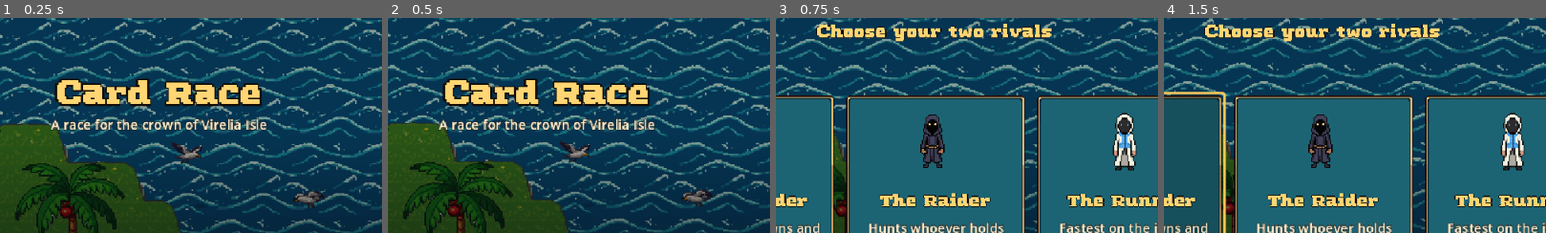
Above: before the commit, frames 1-4 (left to right).
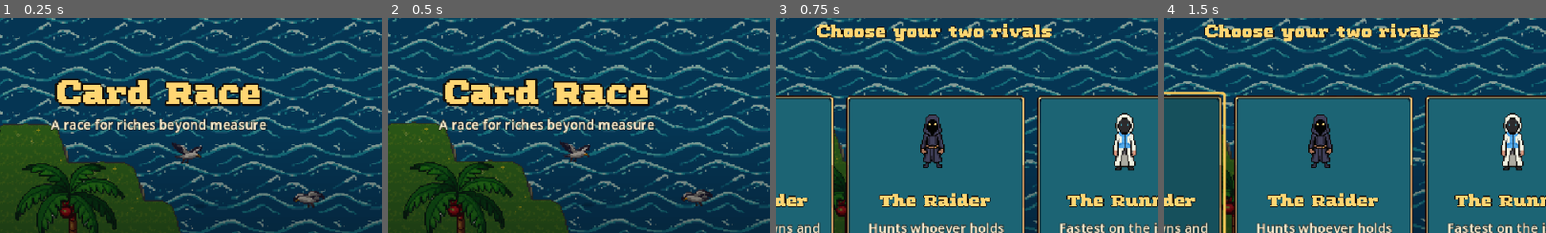
Above: after the commit, the same moments.

Repository: jnron5/greed-island
Game: Godot game, scene res://scenes/ui/title_screen.tscn
Same seed, same stepped clock (60 frames per second), same inputs: the game is played once before the commit and once after it.
Inputs:
- Up to frame 1 (0.25 s): no input
- Up to frame 2 (0.5 s): no input
- Up to frame 3 (0.75 s): click "New Game" at 0.5 s
- Up to frame 4 (1.5 s): click "Rival" at 1.25 s
The pictures show only the part of the screen within x 29-79%, y 8-58%; the shares and areas given below are measured in that part.

The runs differ from the first frame. In frame 1, 1.4% of the frame differs, in the area x 30-70%, y 46-54%; in frame 2, 1.4%; in frame 3, nothing differs; in frame 4, nothing differs.

Commit message:
Save and continue: the run saves itself each time you arrive somewhere
A SaveGame autoload keeps one save in user:// (every collector's cards and their
states, gold, satchel, quests and favours, gates, chests, bosses, rivals, journal,
the hour, and where you stand). The title screen offers Continue when there is one.
Headless test runs never touch the real save; tests/test_save round-trips a run.
The title's subtitle no longer gives the prize away.

Co-Authored-By: Claude Opus 5.5 <noreply@anthropic.com>

Diff:
--- a/project.godot
+++ b/project.godot
@@ -27,6 +27,7 @@
 CardReveal="*res://scripts/ui/card_reveal.gd"
 Transition="*res://scripts/autoload/transition.gd"
 PauseMenu="*res://scripts/ui/pause_menu.gd"
+SaveGame="*res://scripts/autoload/save_game.gd"
 
 [display]
 
--- /dev/null
+++ b/scripts/autoload/save_game.gd
@@ -0,0 +1,136 @@
+extends Node
+## The run, saved: every collector's cards (with their states), gold, satchel, quests
+## and favours, opened gates and chests, bosses, rivals and where they are, the
+## journal, the time of day, and where the player stands. Saved automatically each
+## time the player arrives somewhere (EventBus.area_entered), and continued from the
+## title screen. One slot, in user://.
+
+const PATH := "user://savegame.dat"
+const VERSION := 1
+
+## The file in use (the test suite points this elsewhere).
+var path := PATH
+
+## Where to put the player once the saved zone has loaded (null = its spawn).
+var pending_position: Variant = null
+
+var _suspended := false
+
+
+func _ready() -> void:
+	EventBus.area_entered.connect(func(_title: String, _interior: bool) -> void: save.call_deferred())
+
+
+func has_save() -> bool:
+	return FileAccess.file_exists(path)
+
+
+## Tests and the title screen stop autosaving while they poke at the state.
+func suspend(on: bool) -> void:
+	_suspended = on
+
+
+func save(force := false) -> void:
+	# Headless runs are the test suites: they must never overwrite a real save.
+	if not force and (_suspended or DisplayServer.get_name() == "headless"):
+		return
+	var zone := get_tree().current_scene
+	var player := get_tree().get_first_node_in_group(&"player") as Node2D
+	if not (zone is Zone) or player == null or zone.scene_file_path == "":
+		return
+	var cards := {}
+	for id in GameState.collections:
+		var col: CardCollection = GameState.collections[id]
+		var held := {}
+		for card_id in col.card_ids():
+			held[card_id] = [col.count(card_id, 0), col.count(card_id, 1), col.count(card_id, 2)]
+		cards[id] = held
+	var data := {
+		"version": VERSION,
+		"zone": zone.scene_file_path,
+		"position": player.global_position,
+		"health": player.get(&"health"),
+		"hour": TimeOfDay.hour,
+		"rivals": GameState.active_rivals,
+		"cards": cards,
+		"currency": GameState.currency,
+		"items": GameState.items,
+		"quest_flags": GameState.quest_flags,
+		"opened_gates": GameState.opened_gates,
+		"world_supply": GameState.world_supply,
+		"rival_locations": GameState.rival_locations,
+		"bosses": GameState.bosses,
+		"collected_pickups": GameState.collected_pickups,
+		"zone_drops": GameState.zone_drops,
+		"seen_cards": GameState.seen_cards,
+		"journal": GameState.journal,
+	}
+	var file := FileAccess.open(path, FileAccess.WRITE)
+	if file:
+		file.store_string(var_to_str(data))
+
+
+## Loads the saved run and goes to where the player was. False if there is no
+## readable save.
+func continue_game() -> bool:
+	if not has_save():
+		return false
+	var file := FileAccess.open(path, FileAccess.READ)
+	if file == null:
+		return false
+	var data: Variant = str_to_var(file.get_as_text())
+	if not (data is Dictionary) or data.get("version", 0) != VERSION:
+		return false
+	var rivals: Array[StringName] = []
+	rivals.assign(data.rivals)
+	GameState.new_game(rivals)
+	for id: StringName in data.cards:
+		var col := GameState.collection(id)
+		if col == null:
+			continue
+		for card_id: StringName in data.cards[id]:
+			var counts: Array = data.cards[id][card_id]
+			for state in 3:
+				if counts[state] > 0:
+					col.add(card_id, state, counts[state])
+	GameState.currency = data.currency
+	GameState.items.assign(data.items)
+	GameState.quest_flags.assign(data.quest_flags)
+	GameState.opened_gates.assign(data.opened_gates)
+	GameState.world_supply.assign(data.world_supply)
+	GameState.rival_locations.assign(data.rival_locations)
+	GameState.bosses.assign(data.bosses)
+	GameState.collected_pickups.assign(data.collected_pickups)
+	GameState.zone_drops.assign(data.zone_drops)
+	GameState.seen_cards.assign(data.seen_cards)
+	GameState.journal.assign(data.journal)
+	TimeOfDay.set_hour(data.hour)
+	GameState.pending_spawn = &""
+	pending_position = data.position
+	pending_health = data.get("health", null)
+	EventBus.currency_changed.emit(GameState.currency)
+	EventBus.items_changed.emit()
+	GameState._emit_tracker()
+	Transition.go(data.zone)
+	return true
+
+
+## The player's health when the save was made (applied by Zone on arrival).
+var pending_health: Variant = null
+
+
+## Zone calls this once the player is in the scene.
+func place_player(player: Node2D) -> void:
+	if pending_position is Vector2:
+		player.global_position = pending_position
+	if pending_health is int and player.get(&"health") != null:
+		player.set(&"health", pending_health)
+		if player.has_signal(&"health_changed"):
+			player.emit_signal(&"health_changed", pending_health, player.get(&"max_health"))
+	pending_position = null
+	pending_health = null
+
+
+func delete() -> void:
+	if has_save():
+		DirAccess.remove_absolute(ProjectSettings.globalize_path(path))
--- a/scripts/ui/pause_menu.gd
+++ b/scripts/ui/pause_menu.gd
@@ -131,6 +131,11 @@
 	title_button.text = "Quit to title"
 	title_button.pressed.connect(_to_title)
 	left.add_child(title_button)
+	var saved := Label.new()
+	saved.text = "Saved each time you\narrive somewhere."
+	saved.add_theme_font_size_override(&"font_size", 8)
+	saved.modulate = Color(1, 1, 1, 0.7)
+	left.add_child(saved)
 
 	var right := VBoxContainer.new()
 	right.add_theme_constant_override(&"separation", 3)
--- a/scripts/ui/title_screen.gd
+++ b/scripts/ui/title_screen.gd
@@ -54,7 +54,7 @@
 	title.offset_top = 70
 	add_child(title)
 	var sub := Label.new()
-	sub.text = "A race for the crown of Virelia Isle"
+	sub.text = "A race for riches beyond measure"
 	sub.horizontal_alignment = HORIZONTAL_ALIGNMENT_CENTER
 	sub.set_anchors_preset(Control.PRESET_TOP_WIDE)
 	sub.offset_top = 112
@@ -69,6 +69,8 @@
 	_menu.offset_right = 60
 	_menu.add_theme_constant_override(&"separation", 6)
 	add_child(_menu)
+	if SaveGame.has_save():
+		_menu_button("Continue", func() -> void: SaveGame.continue_game())
 	_menu_button("New Game", _show_pick)
 	_menu_button("Quit", func() -> void: get_tree().quit())
 	(_menu.get_child(0) as Button).grab_focus.call_deferred()
--- a/scripts/world/zone.gd
+++ b/scripts/world/zone.gd
@@ -59,6 +59,8 @@
 		var camera := player.get_node_or_null(^"Camera2D") as Camera2D
 		if camera:
 			camera.reset_smoothing()
+	if player:
+		SaveGame.place_player(player)
 	_limit_camera(player)
 	# Every zone can talk: residents, signs and readables need the dialogue box.
 	if get_tree().get_first_node_in_group(&"dialogue_box") == null:
--- /dev/null
+++ b/tests/test_save.gd
@@ -0,0 +1,73 @@
+extends Node
+## Save and continue: a run saved in Sorenda with cards in every state, gold, items,
+## quest and favour progress, an opened gate, an opened chest and the hour comes
+## back exactly, in the same zone at the same spot.
+## Run: godot --headless --path . res://tests/test_save.tscn
+
+var _failures := 0
+
+
+func _ready() -> void:
+	get_tree().current_scene = null
+	_run.call_deferred()
+
+
+func _run() -> void:
+	RivalDirector.enabled = false
+	TimeOfDay.paused = true
+	SaveGame.path = "user://test_save.dat"
+	SaveGame.delete()
+	var rivals: Array[StringName] = [&"hoarder", &"runner"]
+	GameState.new_game(rivals)
+	GameState.add_loose_card(GameState.PLAYER, &"tide_bell")
+	GameState.add_loose_card(GameState.PLAYER, &"salt_compass")
+	GameState.bind_card(GameState.PLAYER, &"salt_compass")
+	GameState.add_loose_card(&"runner", &"thorn_sprig")
+	GameState.add_currency(123)
+	GameState.add_item(&"healers_tonic", 3)
+	Quests.set_stage(&"trees_remember", 1)
+	GameState.quest_flags[&"errand:pip_bread"] = Errands.ASKED
+	GameState.opened_gates[&"kalmora_north_gate"] = GameState.PLAYER
+	GameState.collected_pickups["res://scenes/world/kalmora.tscn:Card_sea_glass"] = true
+	TimeOfDay.set_hour(21.5)
+	get_tree().change_scene_to_file(WorldMap.SORENDA)
+	await get_tree().process_frame
+	await get_tree().process_frame
+	var player := get_tree().get_first_node_in_group(&"player") as Node2D
+	player.global_position = Vector2(120, -30)
+	SaveGame.save(true)
+	_check("a save was written", SaveGame.has_save())
+
+	# Wipe everything, then continue.
+	GameState.new_game(GameState.DEFAULT_RIVALS)
+	TimeOfDay.set_hour(8.0)
+	get_tree().change_scene_to_file(WorldMap.KALMORA)
+	await get_tree().process_frame
+	await get_tree().process_frame
+	_check("continuing works", SaveGame.continue_game())
+	for i in 30:
+		await get_tree().process_frame
+	var scene := get_tree().current_scene
+	_check("back in Sorenda", scene != null and scene.scene_file_path == WorldMap.SORENDA)
+	player = get_tree().get_first_node_in_group(&"player") as Node2D
+	_check("standing where you were", player != null and player.global_position.distance_to(Vector2(120, -30)) < 1.0)
+	var col := GameState.collection(GameState.PLAYER)
+	_check("the rivals you picked", GameState.active_rivals == rivals)
+	_check("loose and bound cards", col.count(&"tide_bell", CardCollection.State.LOOSE) == 1
+		and col.count(&"salt_compass", CardCollection.State.BOUND) == 1)
+	_check("the rivals' cards", GameState.collection(&"runner").count(&"thorn_sprig") == 1)
+	_check("gold", GameState.currency == GameState.STARTING_GOLD + 123)
+	_check("satchel", GameState.item_count(&"healers_tonic") == 3 and GameState.item_count(&"bread") == 2)
+	_check("quests and favours", Quests.stage(&"trees_remember") == 1 and Errands.state(&"pip_bread") == Errands.ASKED)
+	_check("gates and chests", GameState.opened_gates.has(&"kalmora_north_gate")
+		and GameState.collected_pickups.has("res://scenes/world/kalmora.tscn:Card_sea_glass"))
+	_check("the hour", absf(TimeOfDay.hour - 21.5) < 0.01)
+	SaveGame.delete()
+	print("PASS" if _failures == 0 else "FAILED: %d check(s)" % _failures)
+	get_tree().quit(1 if _failures else 0)
+
+
+func _check(label: String, ok: bool) -> void:
+	print("  %s  %s" % ["ok  " if ok else "FAIL", label])
+	if not ok:
+		_failures += 1
--- /dev/null
+++ b/tests/test_save.tscn
@@ -0,0 +1,6 @@
+[gd_scene load_steps=2 format=3]
+
+[ext_resource type="Script" path="res://tests/test_save.gd" id="1"]
+
+[node name="TestSave" type="Node"]
+script = ExtResource("1")
Not shown, added: scripts/autoload/save_game.gd.uid
Not shown, added: tests/test_save.gd.uid
